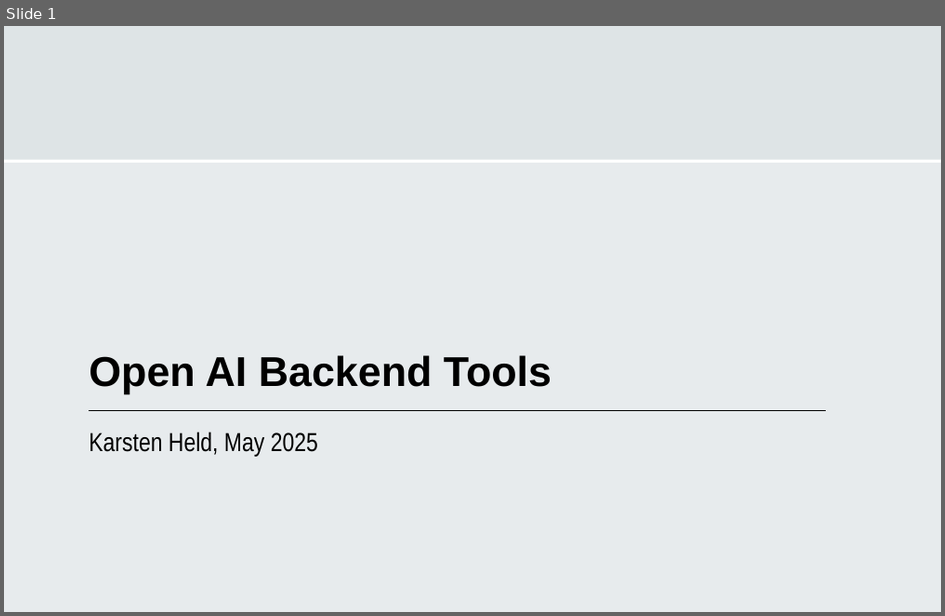
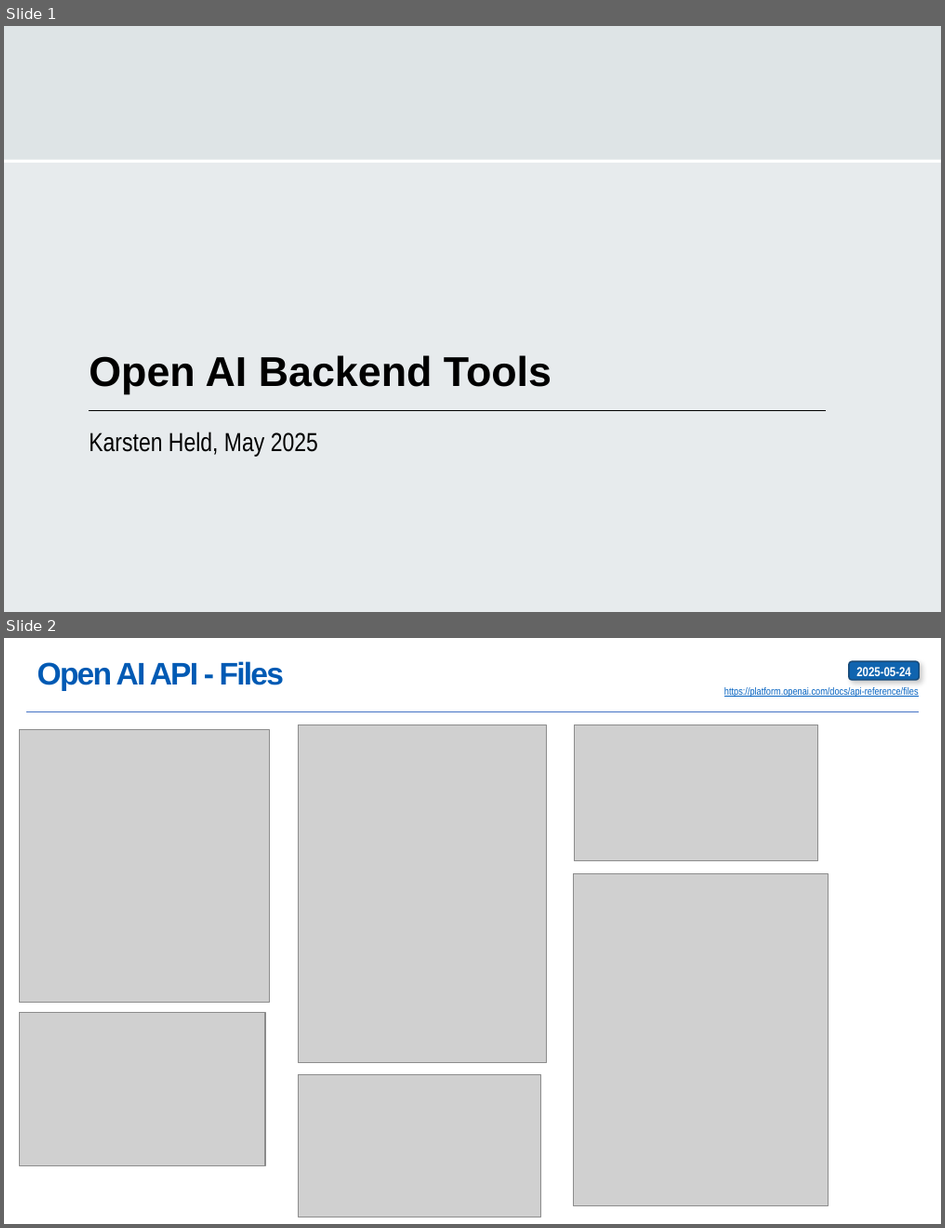
Before and after one commit to karstenheld3/OpenAI-BackendTools, a slide deck: OpenAI-BackendTools.pptx. Shown one above the other, each under a label of ours: slide 1 before the commit, slides 1 and 2 after it. The pictures are 945x616 and 945x1228 pixels, drawn with LibreOffice and Linux fonts; fonts in the diff are those of the drawing; grey boxes stand for pictures. Boxes give left, top, right and bottom in pixels: in the first picture for what was removed or moved away, otherwise in the second. Text is boxed around its words. In the diff, an @@ line names an element or a change of style, - is before the commit and + after.

```diff
--- a/OpenAI-BackendTools.pptx
+++ b/OpenAI-BackendTools.pptx
@@ slide 2 added at (x1=4, y1=638, x2=941, y2=1224), background #FFFFFF @@
@@ title added at (x1=37, y1=661, x2=284, y2=691), 24 pt, text #005AB4, bold @@
+Open AI API - Files
@@ rounded rectangle added at (x1=849, y1=661, x2=920, y2=680), fill #1064AF, outline #174977 1 pt, 10 pt, text #FFFFFF, bold @@
+2025-05-24
@@ text added at (x1=725, y1=687, x2=919, y2=698), 8 pt, text #0563C1, underline @@
+https://platform.openai.com/docs/api-reference/files
@@ line added from (26, 712) to (919, 712), #4472C4 0.5 pt @@
@@ picture added at (x1=20, y1=730, x2=269, y2=1002) @@
@@ picture added at (x1=299, y1=725, x2=547, y2=1063) @@
@@ picture added at (x1=574, y1=724, x2=819, y2=861) @@
@@ picture added at (x1=574, y1=874, x2=829, y2=1205) @@
@@ picture added at (x1=20, y1=1012, x2=265, y2=1166) @@
@@ picture added at (x1=299, y1=1075, x2=542, y2=1217) @@
```
Also in this commit, not shown: 3 other slides added, 2 other files.
